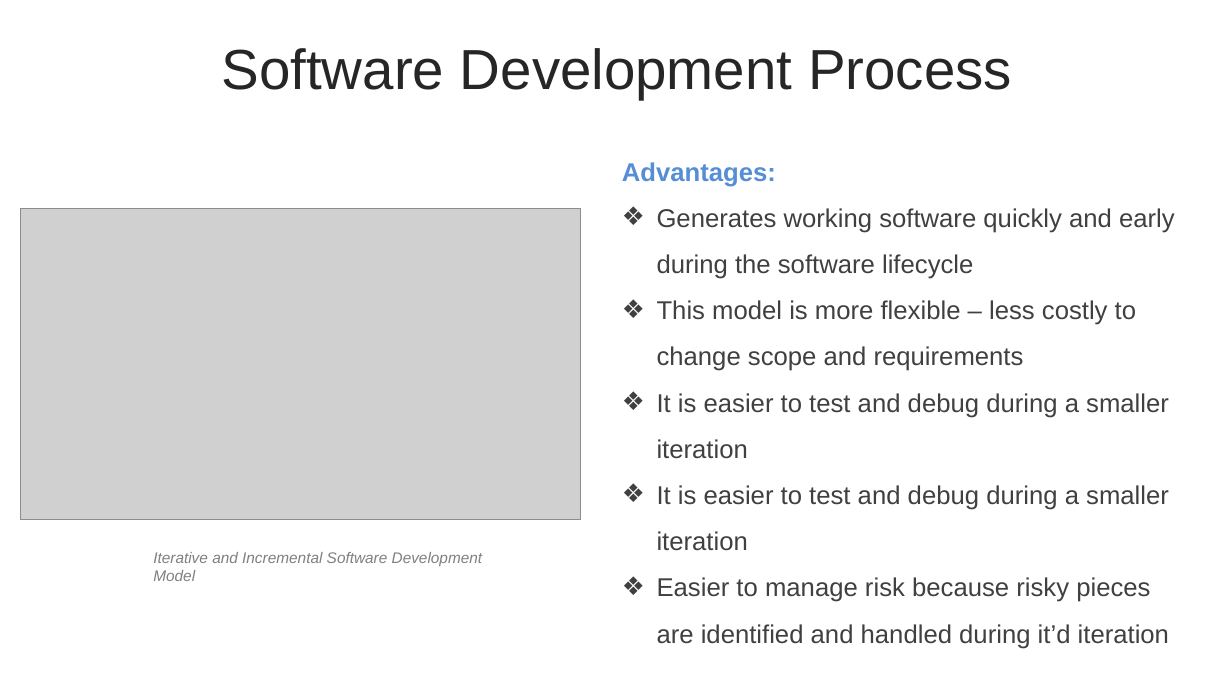
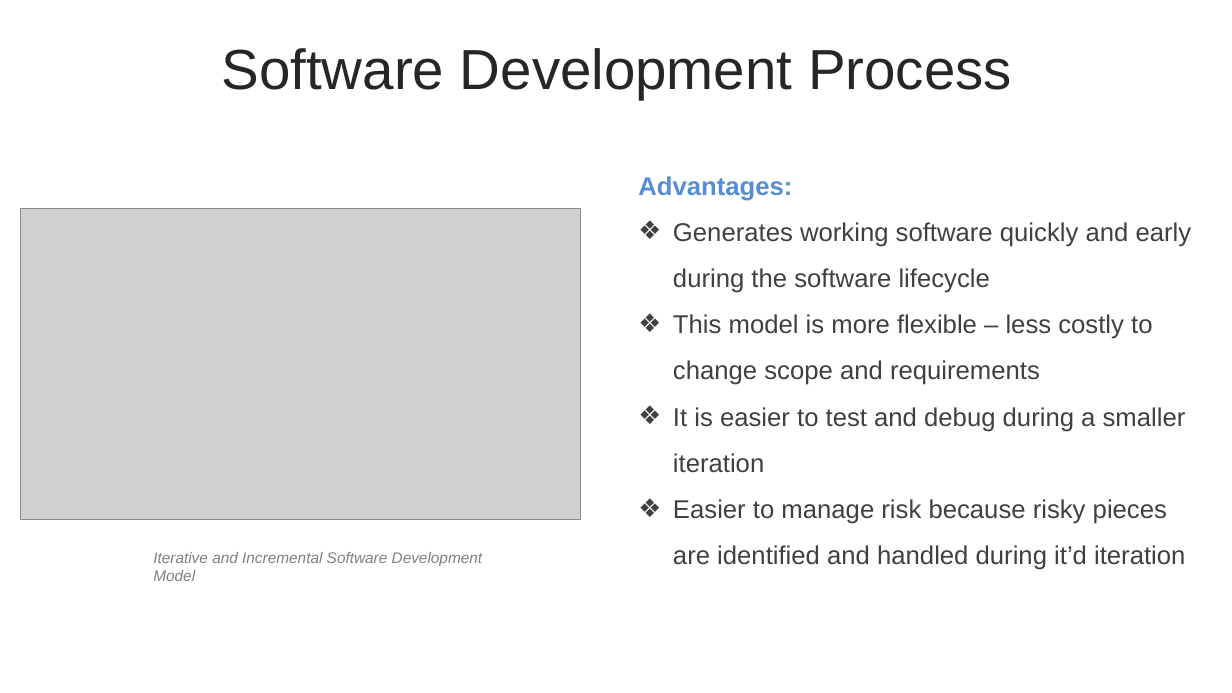
Before and after one commit to thaihavan/capstone_project, a slide deck: slide 9 of sources/docs/TripSharing.pptx. Drawn at 1232x693 pixels with LibreOffice and Linux fonts; fonts in the diff are those of the drawing; grey boxes stand for pictures. Boxes give left, top, right and bottom in pixels: in the first picture for what was removed or moved away, otherwise in the second. Text is boxed around its words. In the diff, an @@ line names an element or a change of style, - is before the commit and + after.

```diff
--- a/sources/docs/TripSharing.pptx
+++ b/sources/docs/TripSharing.pptx
@@ text "Advantages:": place and size @@
-text "Advantages:" at [622,162,1175,649]
+text "Advantages:" at [638,176,1192,570]
@@ text at [657,485,1169,551]: paragraph removed @@
-❖ It is easier to test and debug during a smaller iteration
```
Also in this commit, not shown: 3 other slides changed, 8 slides removed, 10 other files.
